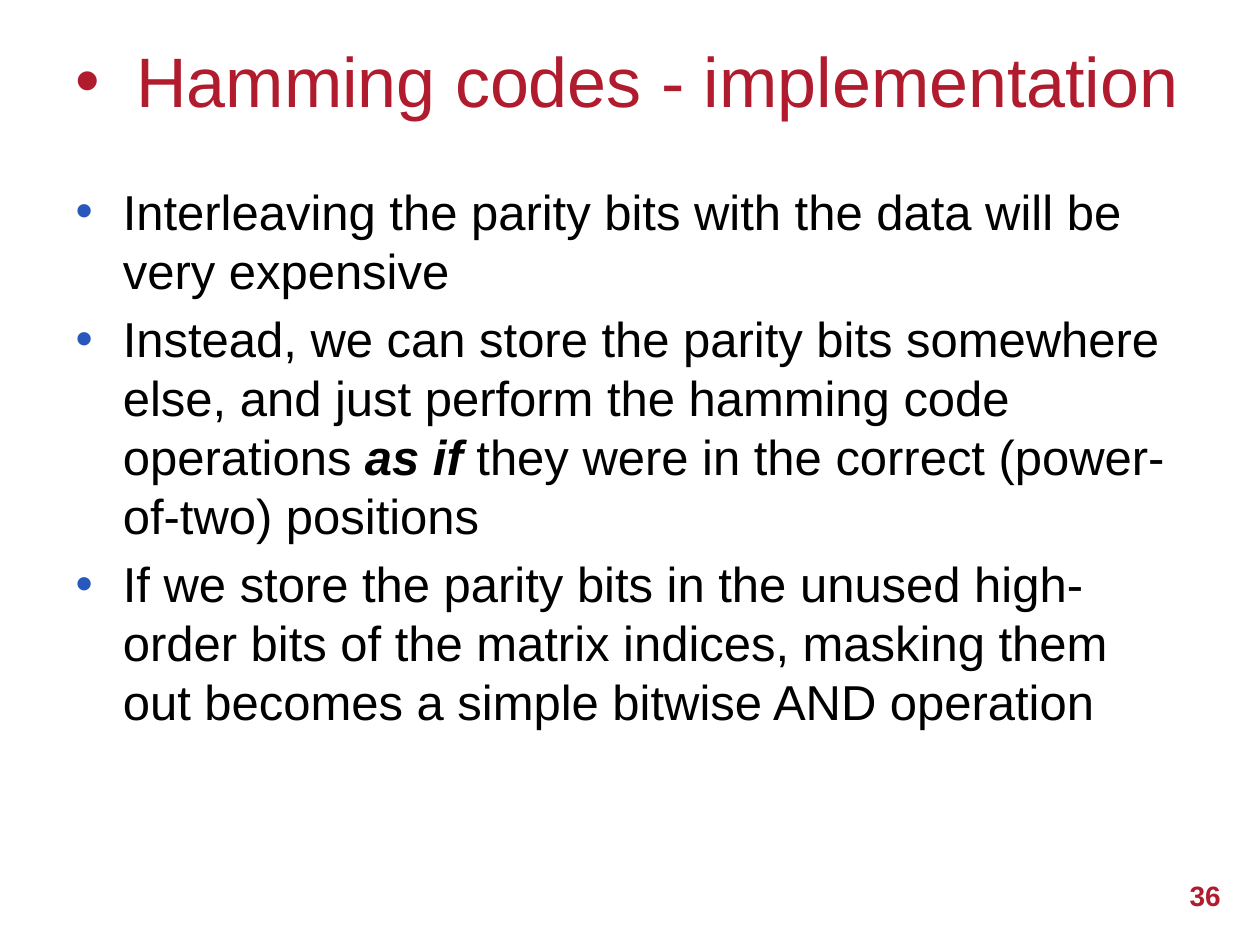
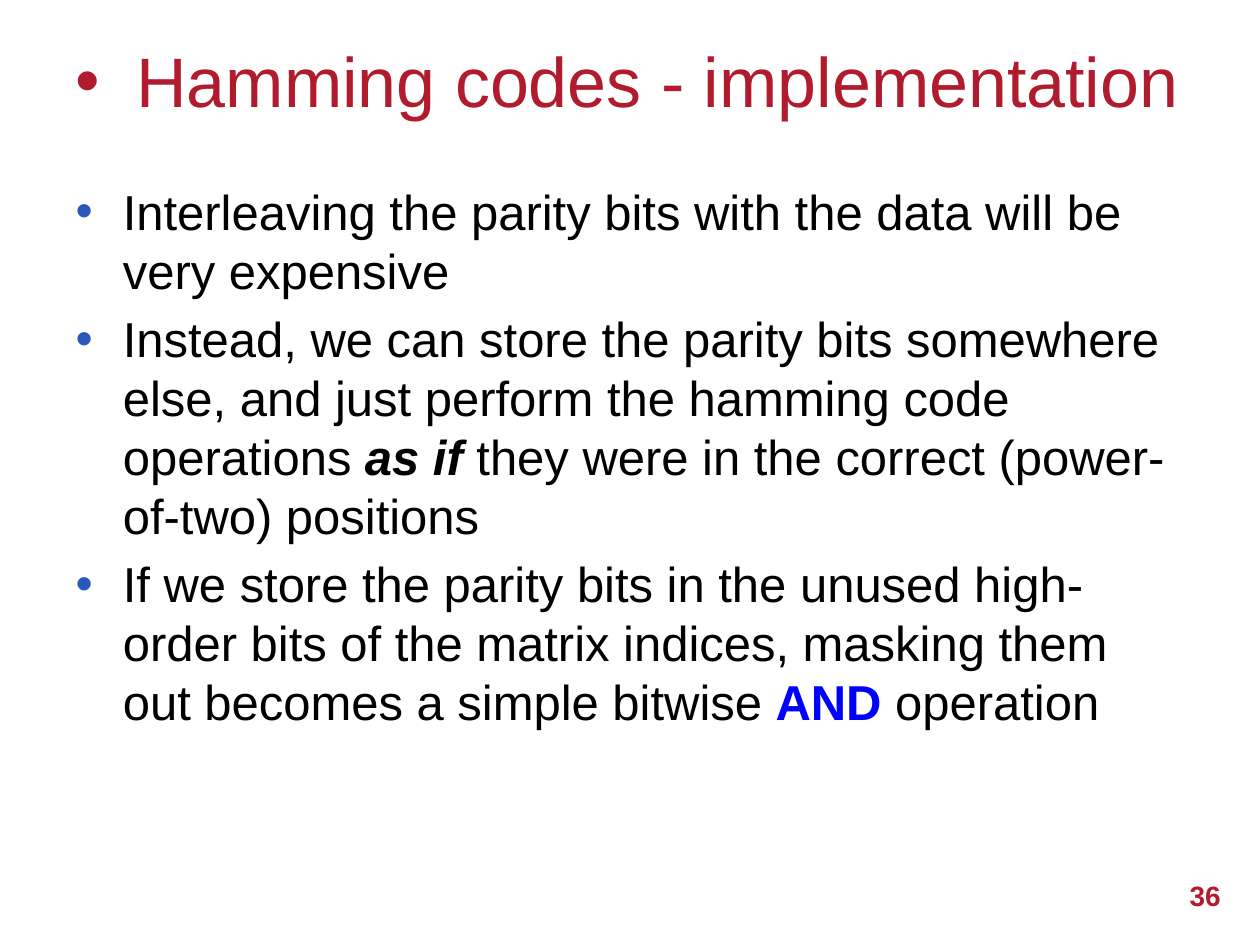
Before and after one commit to UoB-HPC/abft-training, a slide deck: slide 36 of abft-training.pptx. Drawn at 1260x945 pixels with LibreOffice and Linux fonts; fonts in the diff are those of the drawing; background and template pictures are left out. Boxes give left, top, right and bottom in pixels: in the first picture for what was removed or moved away, otherwise in the second. Text is boxed around its words. In the diff, an @@ line names an element or a change of style, - is before the commit and + after.

```diff
--- a/abft-training.pptx
+++ b/abft-training.pptx
@@ text at (x1=123, y1=566, x2=1108, y2=730): text colour #000000 to #0000FF, bold on in "AND" @@
```
Also in this commit, not shown: 3 other slides changed, 1 slide added.
